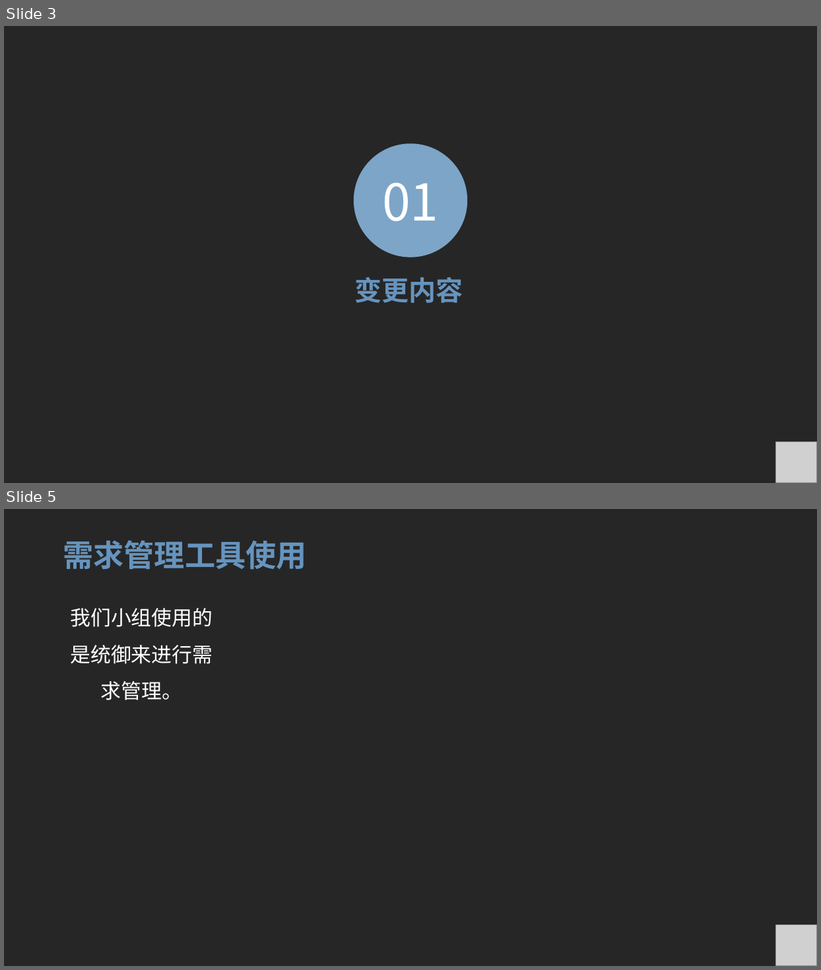
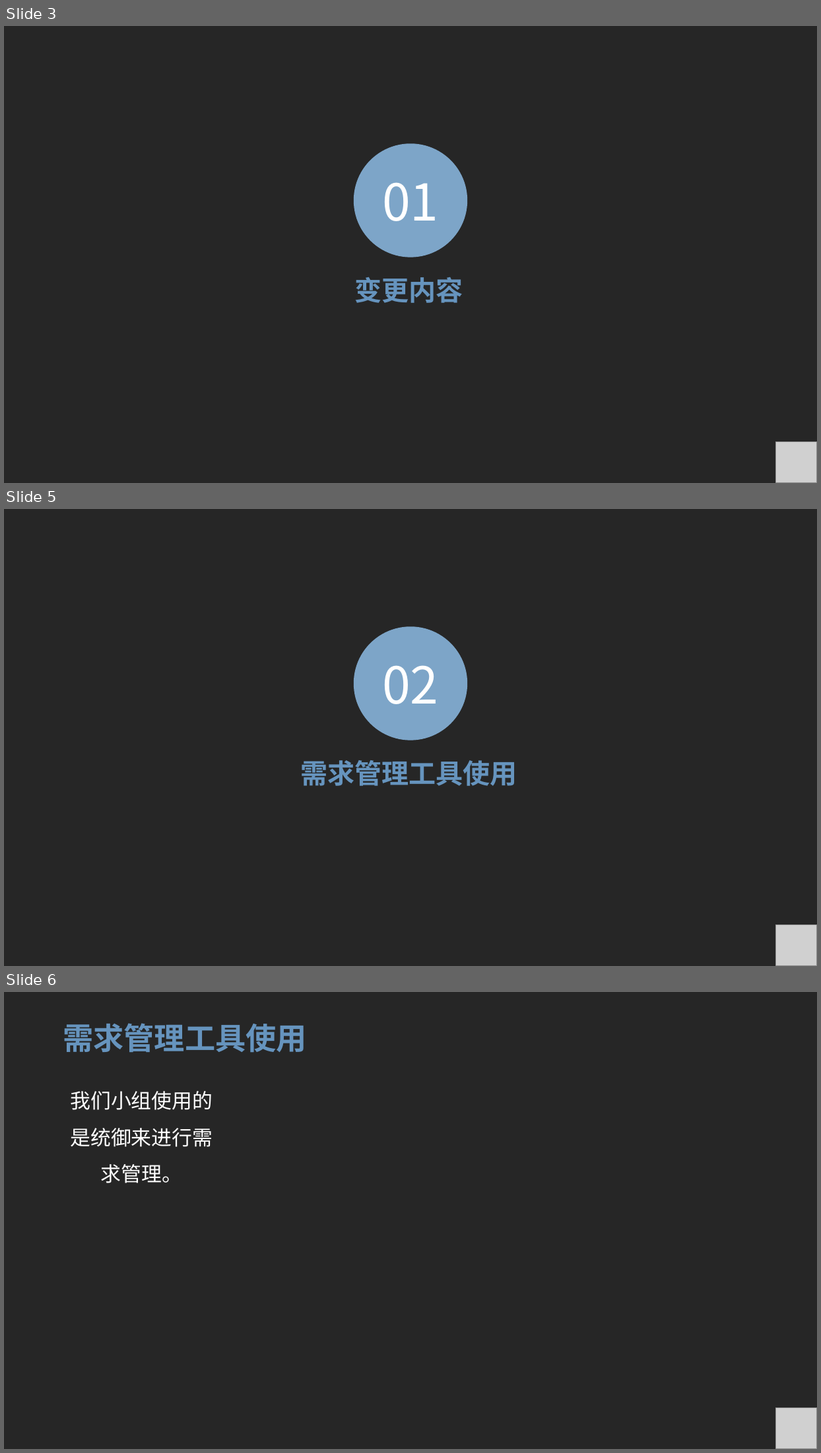
Before and after one commit to ToryXu0407/Project_yc, a slide deck: 需求工程/需求变更/需求变更.pptx. Shown one above the other, each under a label of ours: slides 3 and 5 before the commit, slides 3, 5 and 6 after it; the slides between them are not shown. The pictures are 821x970 and 821x1453 pixels, drawn with LibreOffice and Linux fonts; fonts in the diff are those of the drawing; grey boxes stand for pictures. Boxes give left, top, right and bottom in pixels: in the first picture for what was removed or moved away, otherwise in the second. Text is boxed around its words. In the diff, an @@ line names an element or a change of style, - is before the commit and + after.

Commit message:
需求变更最新版。

```diff
--- a/需求工程/需求变更/需求变更.pptx
+++ b/需求工程/需求变更/需求变更.pptx
@@ slide 5 added at (4, 509, 817, 966), background #4D4D4D; not listed: 1 template element that a slide beside it also shows @@
@@ ellipse added at (354, 626, 467, 741), fill #7DA5C8, 60 pt, text #FFFFFF @@
+02
@@ text added at (300, 760, 517, 786), 32 pt, text #6694BE, bold @@
+需求管理工具使用
@@ picture added at (776, 925, 817, 966) @@
@@ what was slide 5 is now slide 6 @@
```
Also in this commit, not shown: 5 slides changed, 15 other slides added, 9 other files.
